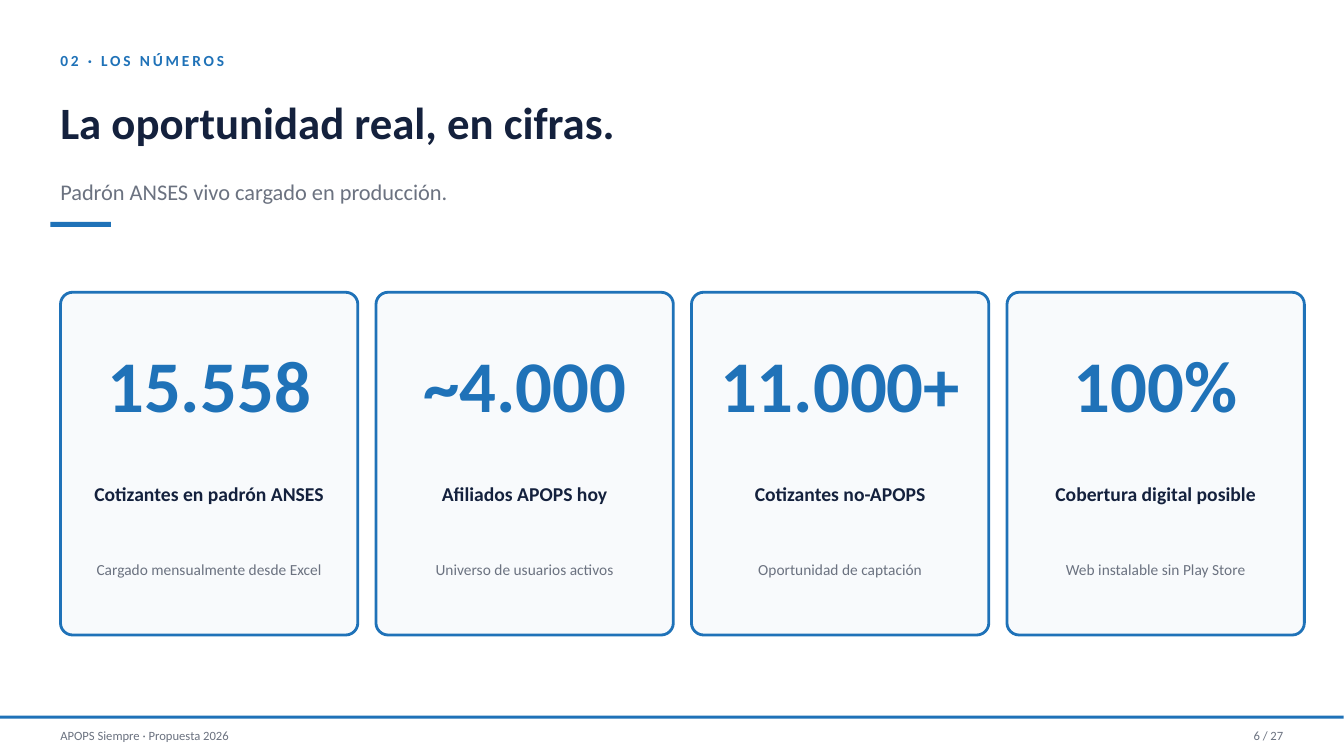
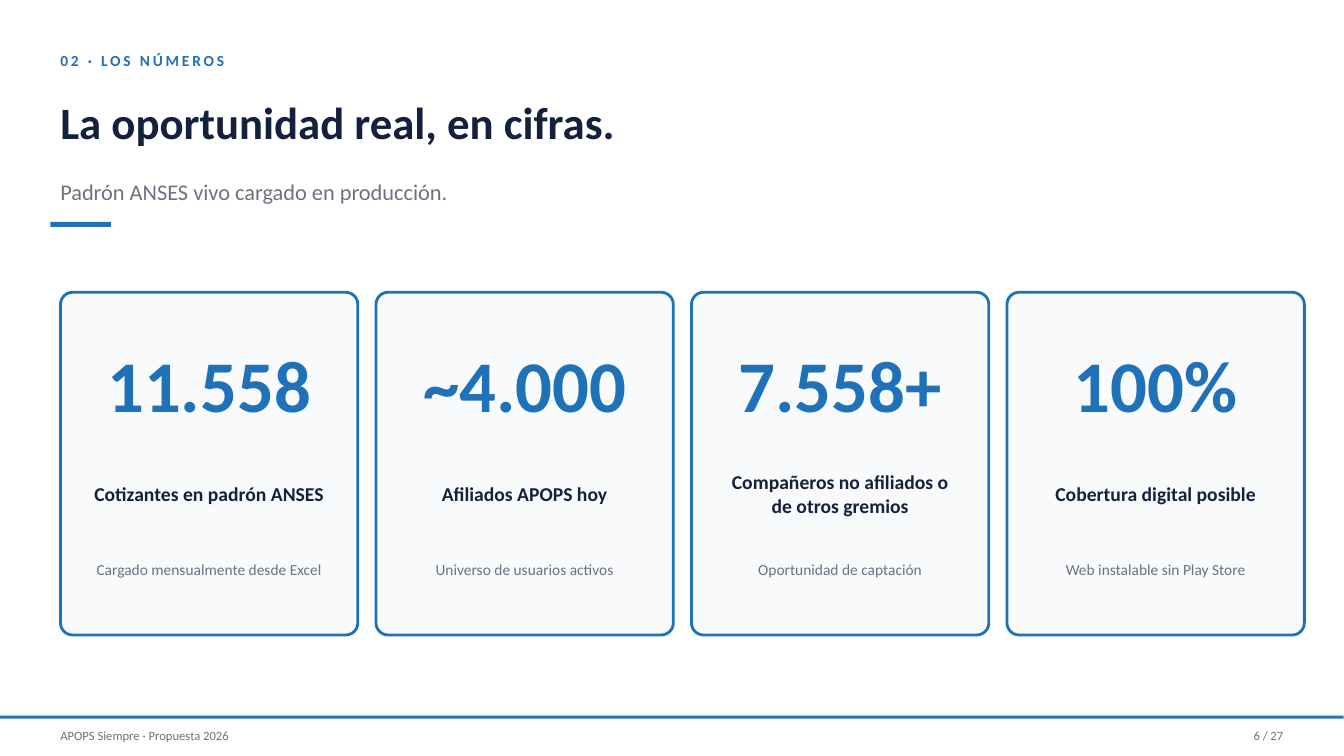
Before and after one commit to saadypacheco/apops, a slide deck: slide 6 of Presentacion-APOPS-Siempre.pptx. Drawn at 1344x756 pixels with LibreOffice and Linux fonts; fonts in the diff are those of the drawing. Boxes give left, top, right and bottom in pixels: in the first picture for what was removed or moved away, otherwise in the second. Text is boxed around its words. In the diff, an @@ line names an element or a change of style, - is before the commit and + after.

```diff
--- a/Presentacion-APOPS-Siempre.pptx
+++ b/Presentacion-APOPS-Siempre.pptx
@@ text at [107,361,311,413]: text changed @@
-15.558
+11.558
@@ text at [739,361,942,413]: text changed @@
-11.000+
+7.558+
@@ text at [732,475,949,517]: text changed @@
-Cotizantes no-APOPS
+Compañeros no afiliados o de otros gremios
```
Also in this commit, not shown: 6 other slides changed, 2 other files.
